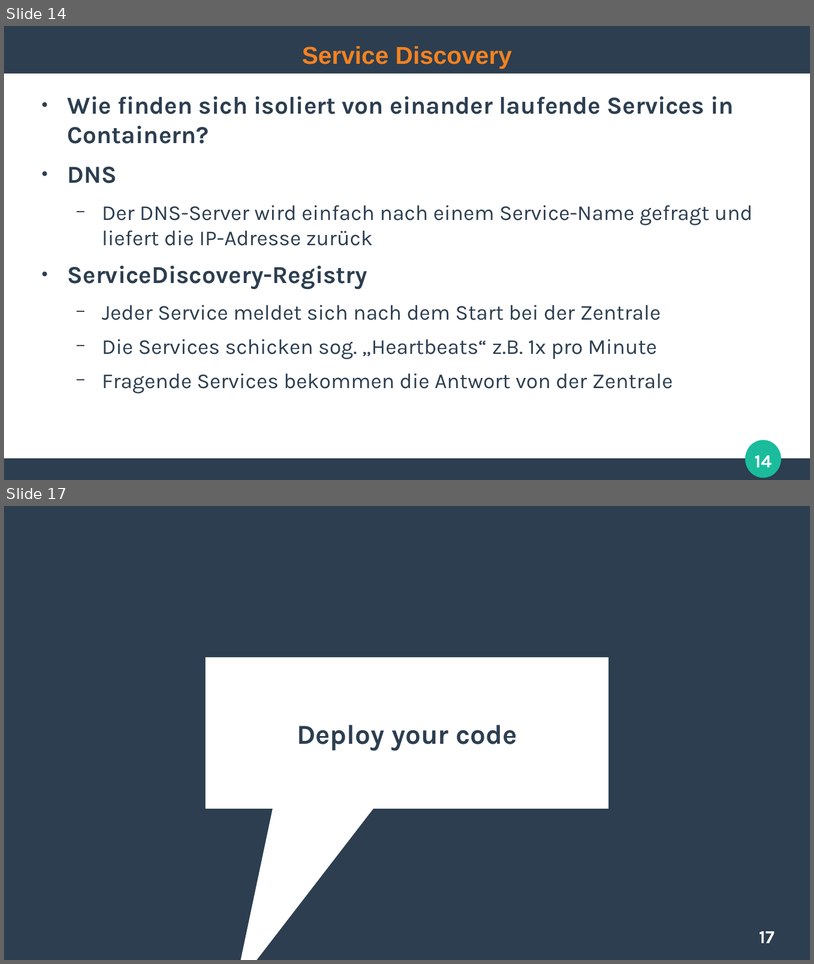
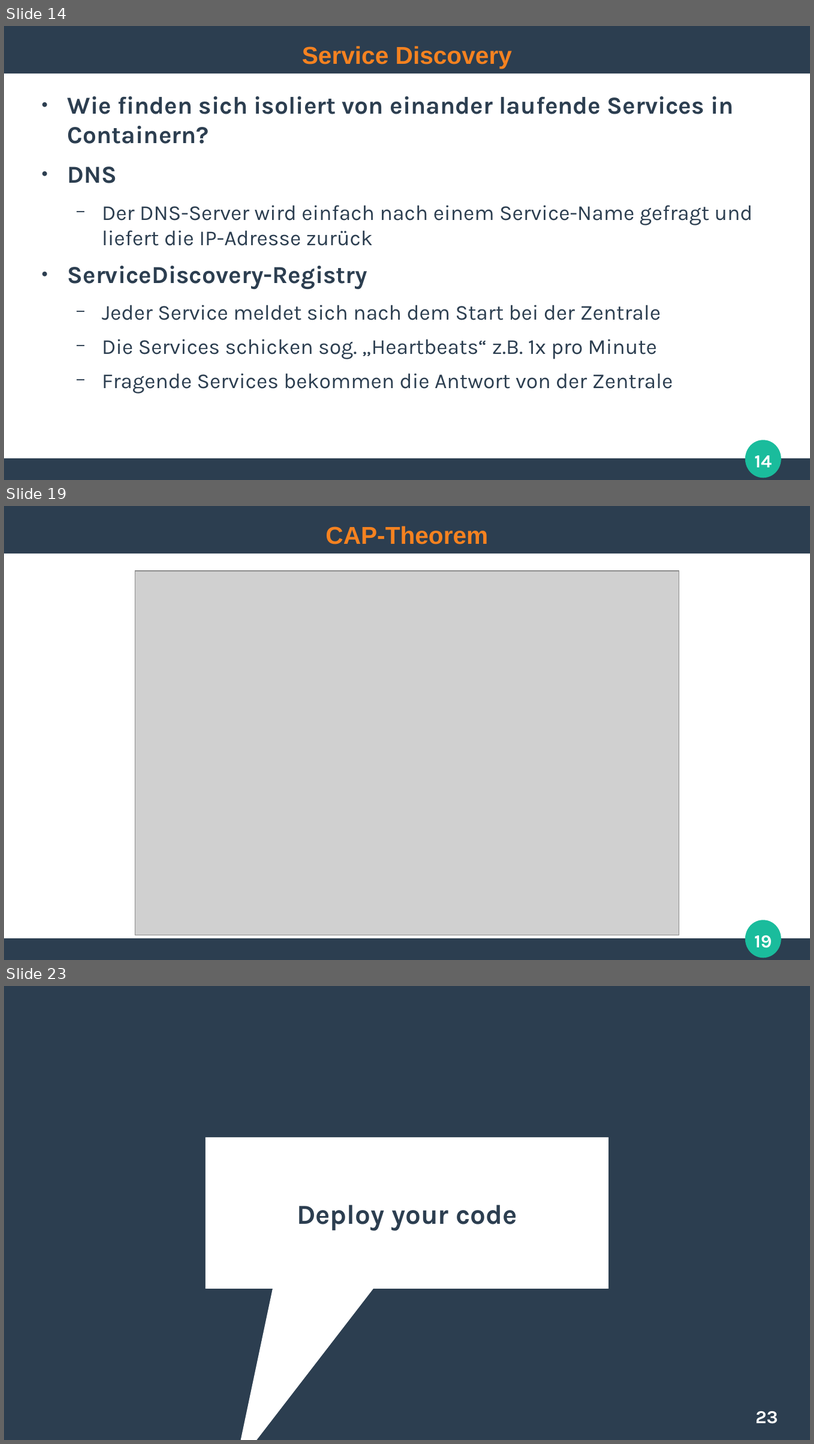
Before and after one commit to ghandmann/HS-AlbSig-WebAnwendungen2, a slide deck: Kapitel/10_Microservice_Architecture.odp. Shown one above the other, each under a label of ours: slides 14 and 17 before the commit, slides 14, 19 and 23 after it; the slides between them are not shown. The pictures are 814x964 and 814x1444 pixels, drawn with LibreOffice and Linux fonts; fonts in the diff are those of the drawing; grey boxes stand for pictures. Boxes give left, top, right and bottom in pixels: in the first picture for what was removed or moved away, otherwise in the second. Text is boxed around its words. In the diff, an @@ line names an element or a change of style, - is before the commit and + after.

```diff
--- a/Kapitel/10_Microservice_Architecture.odp
+++ b/Kapitel/10_Microservice_Architecture.odp
@@ slide 19 added at (4, 506, 810, 960), background #FFFFFF; not listed: 3 template elements that a slide beside it also shows @@
@@ title added at (326, 526, 488, 544), 24 pt, text #F58220, bold @@
+CAP-Theorem
@@ picture added at (135, 571, 680, 936) @@
@@ page number added at (755, 935, 772, 948), 18 pt, text #FFFFFF, bold @@
+19
@@ what was slide 17 is now slide 23 @@
@@ page number at (756, 1411, 778, 1423): text changed @@
-17
+23
```
Also in this commit, not shown: 5 slides changed, 6 other slides added, 1 other file.
